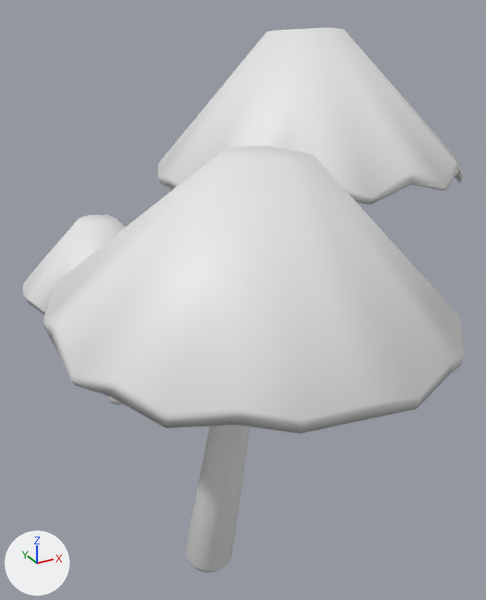
The Blender file Assets/Models/regenschirmpilze.blend: old version first, new version second.
Both versions are drawn from a 50 mm lens placed at (-1.341, -1.855, 1.376), pointed at (-0.414, -0.17, 0.534). Every picture has the same lights, and +X, +Y and +Z are marked at lower left.
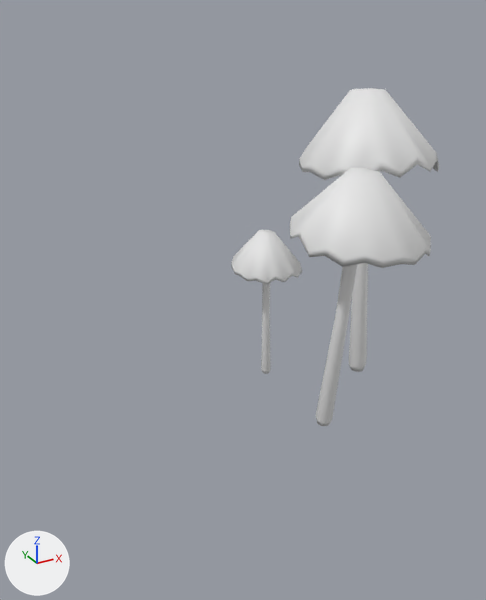
What the commit changed:
me_circle_003 is used by ob_circle_001; location (-0.787, 0.349, -0.027).
me_circle_003 had 474 vertices, 423 faces and spanned x -0.31..1.3, y -1.44..0.37, z -0.02..1.34.
me_circle_003 now has 474 vertices, 423 faces and spans x -0.28..0.48, y -0.49..0.38, z -0.01..1.11.
me_circle_003 part 1: the loose piece of 48 vertices spanning x 0.07..0.15, y -0.02..0.1, z -0.02..0.67 is scaled about its middle by (0.475, 0.357, 0.829), then moved by (-0.2, 0.19, -0.05).
me_circle_003 part 2: the loose piece of 48 vertices spanning x 0.72..0.87, y -0.44..-0.15, z 0.01..1.26 is multiplied about its middle by the matrix ((0.475, 0.0, 0.0), (0.0, 0.475, -0.021), (0.0, 0.012, 0.828)), then moved by (-0.56, 0.36, -0.11).
me_circle_003 part 3: the loose piece of 48 vertices spanning x -0.03..0.19, y -1.08..-0.89, z 0.04..1.07 is multiplied about its middle by the matrix ((0.475, 0.0, 0.0), (0.0, 0.475, -0.021), (0.0, 0.012, 0.828)), then moved by (-0.18, 0.72, -0.1).
me_circle_003 part 4: 330 of 474 vertices moved; they spanned x -0.31..1.3, y -1.44..0.37, z 0.43..1.34 and now span x -0.28..0.48, y -0.49..0.38, z 0.42..1.11; mean shift (-0.32, 0.4, -0.09); largest move (0.23, -1.44, 0.75) -> (-0.02, -0.49, 0.7).
Object 'Circle.001' (ob_circle_001) moves from (-0.787, 0.349, -0.027) to (0.0, 0.0, 0.0).

Location of each change, [x1, y1, x2, y2] in pixels of the pictures (486 x 600 px; the box of a moved part takes in the faces that stretch with it):
'Circle.001', reshaped, moved (53% narrower, 38% shorter)
    before: [23, 28, 464, 573]
    after: [231, 88, 439, 426]
part 1 of me_circle_003, moved or reshaped
    before: [107, 396, 122, 405]
    after: [261, 283, 271, 374]
part 2 of me_circle_003, moved or reshaped (not visible before)
    after: [349, 263, 368, 372]
part 3 of me_circle_003, moved or reshaped
    before: [186, 425, 250, 573]
    after: [315, 264, 357, 426]
part 4 of me_circle_003, moved or reshaped
    before: [23, 28, 464, 434]
    after: [231, 88, 439, 284]
